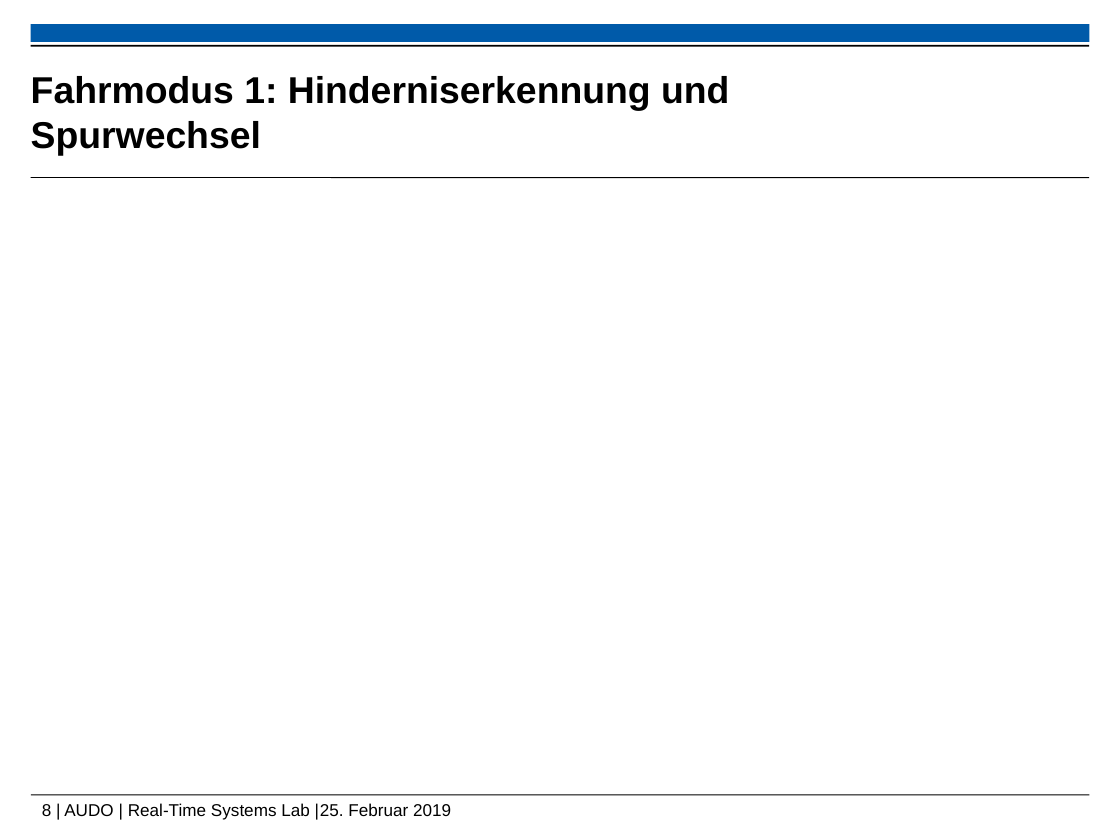
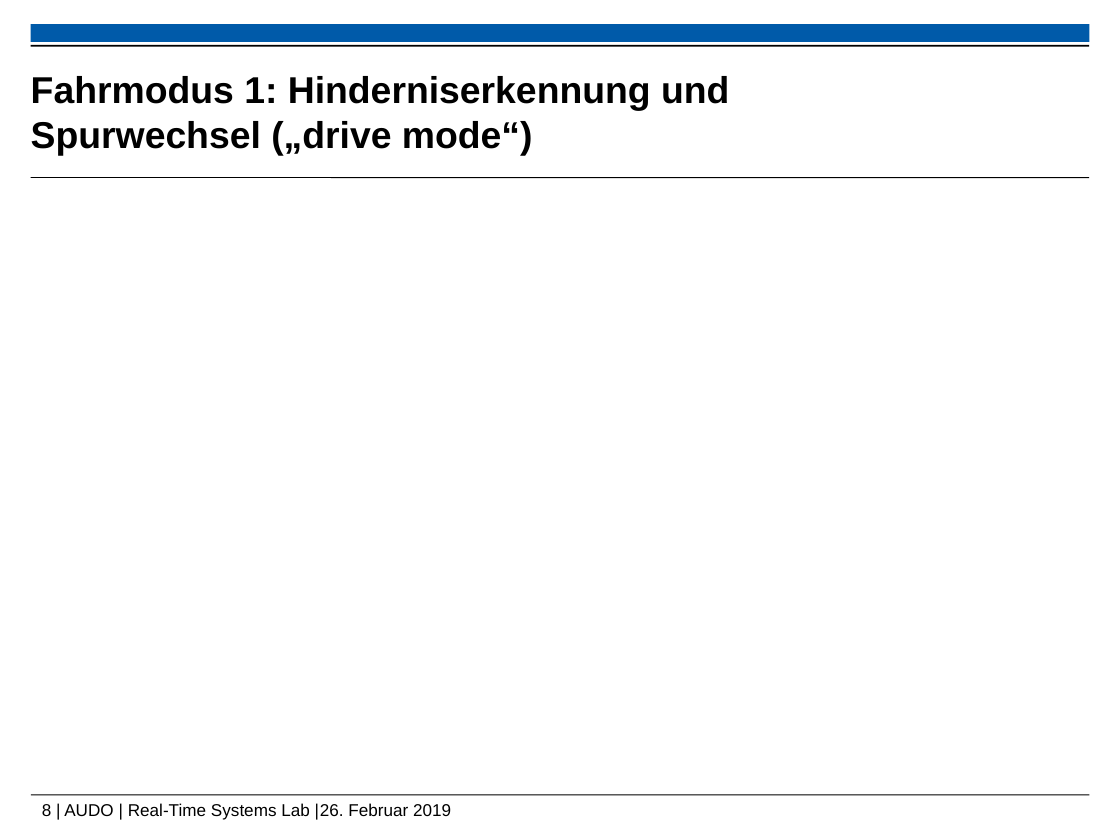
Before and after one commit to ramona3300/AUDO, a slide deck: slide 8 of Dokumente/Präsentationen/Abschlusspräsentation.pptx. Drawn at 1120x840 pixels with LibreOffice and Linux fonts; fonts in the diff are those of the drawing; background and template pictures are left out. Boxes give left, top, right and bottom in pixels: in the first picture for what was removed or moved away, otherwise in the second. Text is boxed around its words. In the diff, an @@ line names an element or a change of style, - is before the commit and + after.

```diff
--- a/Dokumente/Präsentationen/Abschlusspräsentation.pptx
+++ b/Dokumente/Präsentationen/Abschlusspräsentation.pptx
@@ title at [31, 76, 729, 156]: text changed @@
-Fahrmodus 1: Hinderniserkennung und Spurwechsel
+Fahrmodus 1: Hinderniserkennung und Spurwechsel („drive mode“)
@@ text at [42, 803, 451, 820]: text changed @@
-8 | AUDO | Real-Time Systems Lab |25. Februar 2019
+8 | AUDO | Real-Time Systems Lab |26. Februar 2019
```
Also in this commit, not shown: 3 other slides changed.
